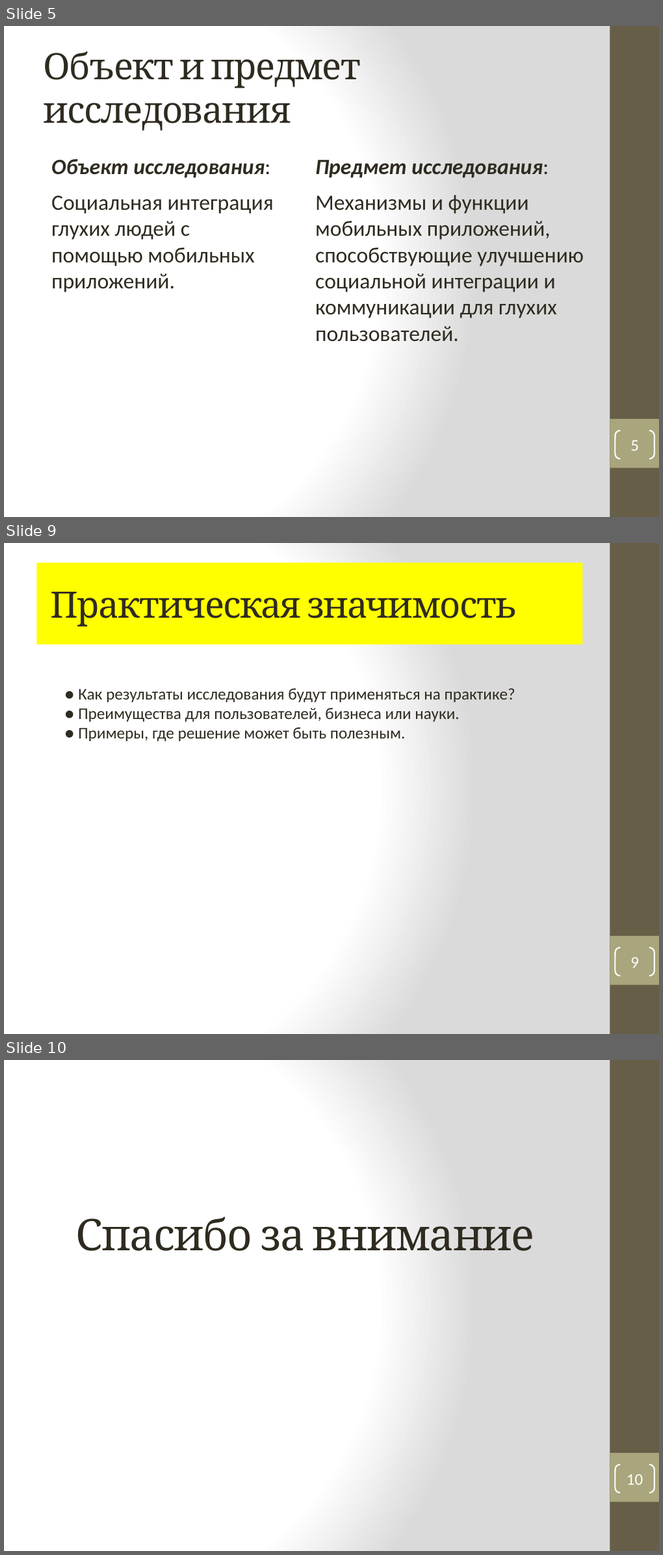
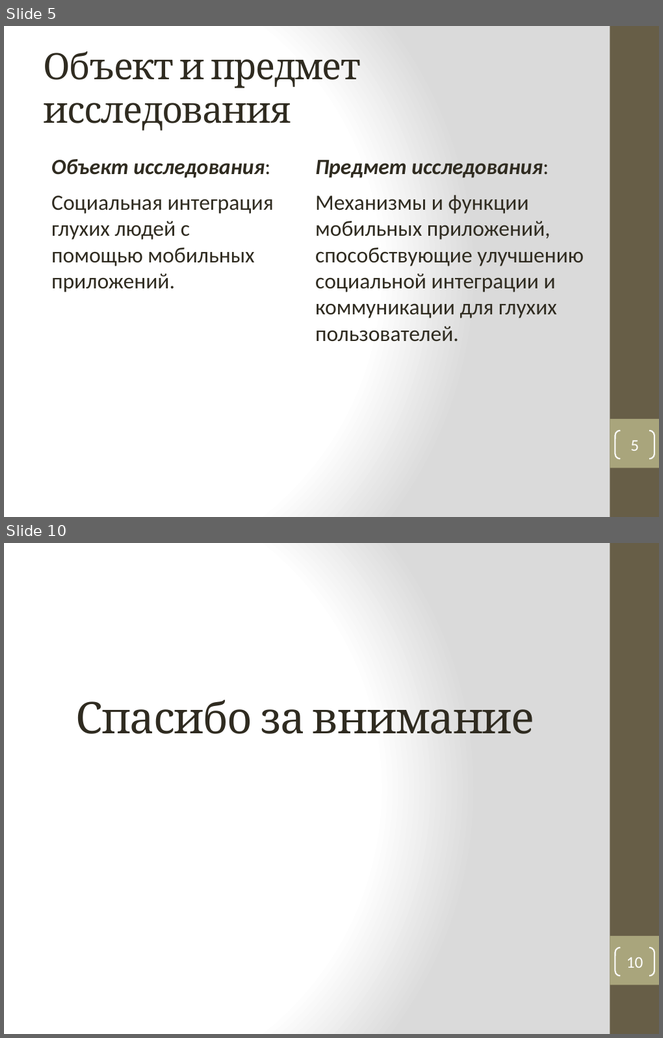
Before and after one commit to vadimgilka/DeafAndDumbPeople, a slide deck: Моя документация/Презентация_Панова.pptx. Shown one above the other, each under a label of ours: slides 5, 9 and 10 before the commit, slides 5 and 10 after it; the slides between them are not shown. The pictures are 663x1555 and 663x1038 pixels, drawn with LibreOffice and Linux fonts; fonts in the diff are those of the drawing. Boxes give left, top, right and bottom in pixels: in the first picture for what was removed or moved away, otherwise in the second. Text is boxed around its words. In the diff, an @@ line names an element or a change of style, - is before the commit and + after.

```diff
--- a/Моя документация/Презентация_Панова.pptx
+++ b/Моя документация/Презентация_Панова.pptx
@@ slide 9 removed at (4, 543, 659, 1034), background gradient #FFFFFF to #DADADA; not listed: 2 template elements that a slide beside it also shows @@
@@ title removed at (36, 563, 582, 644) @@
-Практическая значимость
@@ text removed at (78, 689, 516, 741) @@
-● Как результаты исследования будут применяться на практике?
-● Преимущества для пользователей, бизнеса или науки.
-● Примеры, где решение может быть полезным.
@@ page number removed at (615, 948, 655, 976) @@
-9
```
Also in this commit, not shown: 4 slides added, 3 other slides removed, 1 other file.
